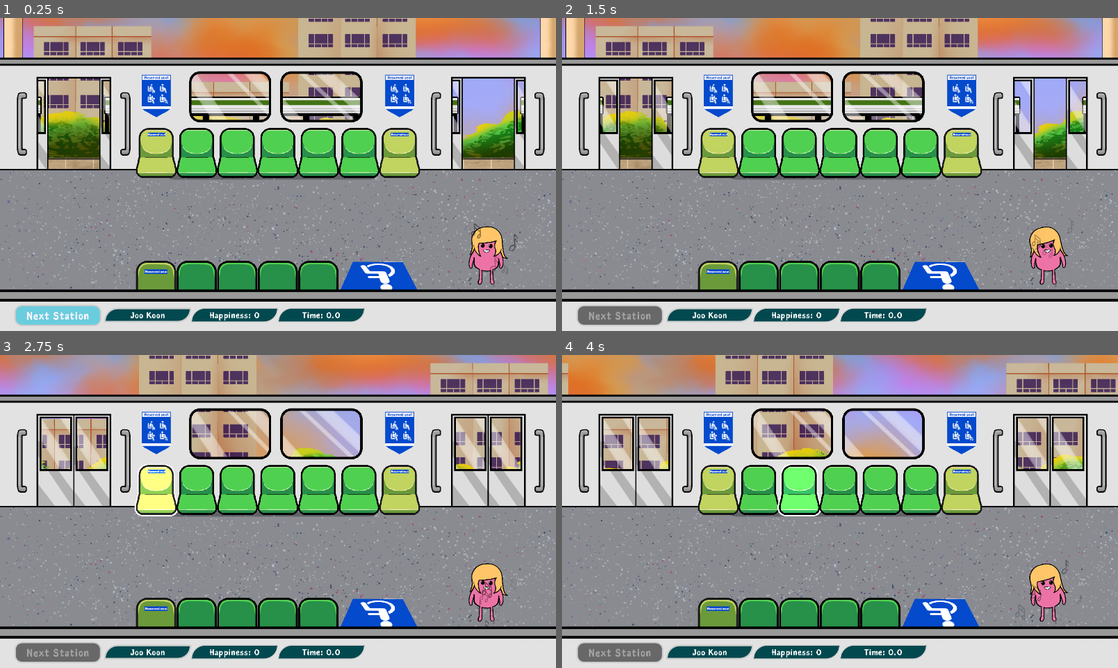
Above: before the commit, frames 1-4 (two rows, left to right).
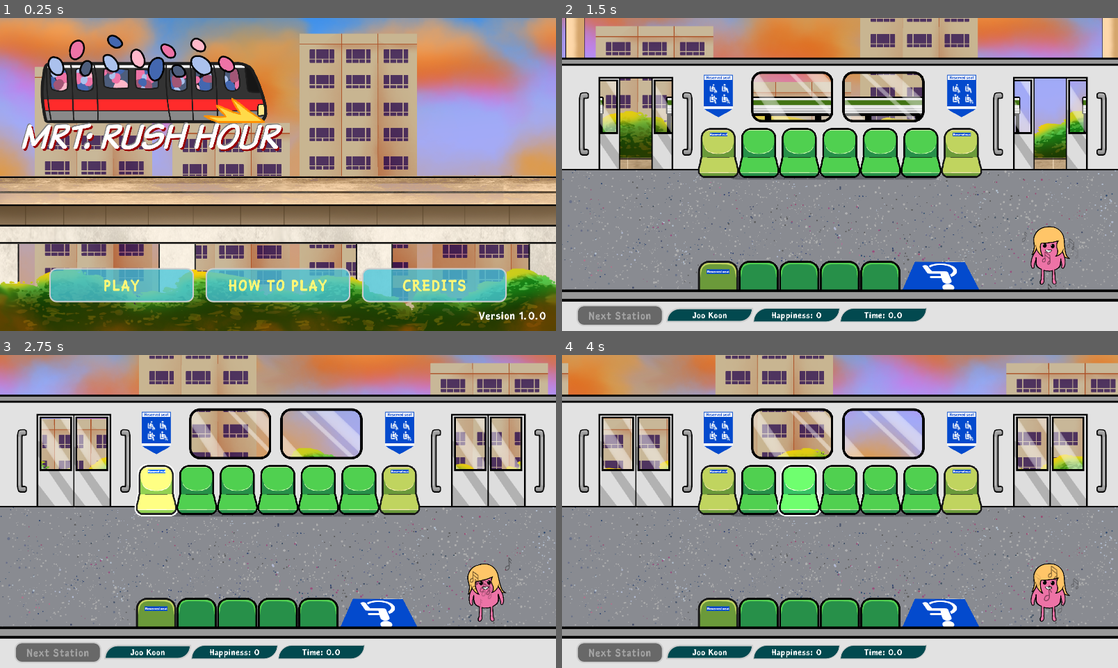
Above: after the commit, the same moments.

Repository: Jagureo/HeritageJam2025
Game: Godot game, scene res://Scenes/UI/mainmenu_ui.tscn
Two runs of this game, one before a commit and one after it. Both use one fixed random seed, a clock stepped at 60 frames per second and the inputs below. Before the commit the project starts from res://Scenes/game.tscn. The engine's default icon, where the game draws it, is replaced by a stand-in: a white triangle on a blue panel in a dark square.
Inputs (mouse positions are in pixels of both pictures, inside the frame that each line leads up to):
- Up to frame 1 (0.25 s): no input
- Up to frame 2 (1.5 s): click (684, 284) at 0.5 s, where only the run after the commit has a clickable "PLAY"; click "Next Station" at 1.25 s
- Up to frame 3 (2.75 s): move the mouse to (155, 489) at 2.02 s; click (155, 489) at 2.1 s
- Up to frame 4 (4 s): move the mouse to (756, 489) at 2.77 s; tap 0 at 2.85 s; move the mouse to (801, 489) at 3.52 s; click (801, 489) at 3.6 s

The runs differ from the first frame. In frame 1, 97% of the frame differs, in the area x 0-100%, y 0-100%; in frame 2, 0.5%; in frame 3, 0.5%; in frame 4, 0.5%.

Commit message:
animated main menu background

Diff:
--- a/HGJ/Scenes/Prefabs/MainMenuBackground.tscn
+++ b/HGJ/Scenes/Prefabs/MainMenuBackground.tscn
@@ -1,7 +1,9 @@
-[gd_scene load_steps=9 format=3 uid="uid://bvyt75alno37d"]
+[gd_scene load_steps=11 format=3 uid="uid://bvyt75alno37d"]
 
 [ext_resource type="Texture2D" uid="uid://cx8t3yuhcohjd" path="res://Sprites/Background/Sky2.png" id="2_6jqsr"]
+[ext_resource type="Texture2D" uid="uid://c3teix8qhdom1" path="res://Sprites/Background/Train.png" id="3_l35el"]
 [ext_resource type="Texture2D" uid="uid://cmyfhf7bj3w4t" path="res://Sprites/Background/HDB2.png" id="3_vnvqc"]
+[ext_resource type="Texture2D" uid="uid://d24rskswg03bi" path="res://Sprites/Background/Viaduct.png" id="4_73euf"]
 [ext_resource type="Texture2D" uid="uid://r22f5aa6souk" path="res://Sprites/Background/Tree2.png" id="4_l35el"]
 [ext_resource type="Script" uid="uid://d06xqnn7n83nc" path="res://Scripts/Gameplay/MainMenuTrainAnimCtrl.gd" id="4_r8bwr"]
 
@@ -17,7 +19,7 @@
 "times": PackedFloat32Array(0),
 "transitions": PackedFloat32Array(1),
 "update": 0,
-"values": [Vector2(1541, -42)]
+"values": [Vector2(2250, -42)]
 }
 
 [sub_resource type="Animation" id="Animation_yws0b"]
@@ -33,7 +35,7 @@
 "times": PackedFloat32Array(0, 5),
 "transitions": PackedFloat32Array(1, 1),
 "update": 0,
-"values": [Vector2(-1512, -42), Vector2(1541, -42)]
+"values": [Vector2(-2250, -42), Vector2(2250, -42)]
 }
 
 [sub_resource type="Animation" id="Animation_r8bwr"]
@@ -49,7 +51,7 @@
 "times": PackedFloat32Array(0, 5),
 "transitions": PackedFloat32Array(1, 1),
 "update": 0,
-"values": [Vector2(1541, -42), Vector2(-1512, -42)]
+"values": [Vector2(2250, -42), Vector2(-2250, -42)]
 }
 
 [sub_resource type="AnimationLibrary" id="AnimationLibrary_r8bwr"]
@@ -68,17 +70,17 @@
 [node name="HDBSection" type="Sprite2D" parent="."]
 texture = ExtResource("3_vnvqc")
 
+[node name="Train" type="Sprite2D" parent="."]
+position = Vector2(2250, -42)
+scale = Vector2(0.4, 0.4)
+texture = ExtResource("3_l35el")
+
+[node name="Viaduct" type="Sprite2D" parent="."]
+position = Vector2(0, 397.5)
+texture = ExtResource("4_73euf")
+
 [node name="TreesSection" type="Sprite2D" parent="."]
 position = Vector2(0, 433)
-texture = ExtResource("4_l35el")
-
-[node name="Viaduct" type="Sprite2D" parent="."]
-position = Vector2(0, 49)
-texture = ExtResource("4_l35el")
-
-[node name="Train" type="Sprite2D" parent="."]
-position = Vector2(1541, -42)
-scale = Vector2(0.5, 0.5)
 texture = ExtResource("4_l35el")
 
 [node name="AnimationPlayer" type="AnimationPlayer" parent="."]
--- a/HGJ/Scenes/Prefabs/Passenger.tscn
+++ b/HGJ/Scenes/Prefabs/Passenger.tscn
@@ -39,7 +39,7 @@
 sprite_frames = ExtResource("3_l66kw")
 animation = &"Idle"
 autoplay = "Idle"
-frame_progress = 0.784706
+frame_progress = 0.647673
 
 [node name="PassengerCollisionShape" type="CollisionShape2D" parent="."]
 shape = SubResource("RectangleShape2D_n1l8m")
--- a/HGJ/Scenes/UI/mainmenu_ui.tscn
+++ b/HGJ/Scenes/UI/mainmenu_ui.tscn
@@ -101,10 +101,17 @@
 
 [node name="VersionNo" type="Label" parent="MainScreen"]
 layout_mode = 1
-offset_left = 145.0
-offset_top = 506.0
-offset_right = 357.0
-offset_bottom = 548.0
+anchors_preset = 3
+anchor_left = 1.0
+anchor_top = 1.0
+anchor_right = 1.0
+anchor_bottom = 1.0
+offset_left = -268.0
+offset_top = -76.0
+offset_right = -35.0
+offset_bottom = -31.0
+grow_horizontal = 0
+grow_vertical = 0
 theme_override_fonts/font = ExtResource("4_wfx2n")
 theme_override_font_sizes/font_size = 40
 text = "Version 1.0.0"
@@ -112,13 +119,16 @@
 
 [node name="PlayButton" type="Button" parent="MainScreen"]
 layout_mode = 1
-anchors_preset = 2
+anchors_preset = 7
+anchor_left = 0.5
 anchor_top = 1.0
-anchor_bottom = 1.0
-offset_left = 56.0
-offset_top = -467.0
-offset_right = 556.0
-offset_bottom = -349.0
+anchor_right = 0.5
+anchor_bottom = 1.0
+offset_left = -790.0
+offset_top = -217.0
+offset_right = -290.0
+offset_bottom = -99.0
+grow_horizontal = 2
 grow_vertical = 0
 theme_override_colors/font_hover_color = Color(1, 0.969971, 0.519531, 1)
 theme_override_colors/font_color = Color(1, 0.966553, 0.464844, 1)
@@ -135,13 +145,16 @@
 
 [node name="H2PButton" type="Button" parent="MainScreen"]
 layout_mode = 1
-anchors_preset = 2
+anchors_preset = 7
+anchor_left = 0.5
 anchor_top = 1.0
-anchor_bottom = 1.0
-offset_left = 56.0
-offset_top = -317.0
-offset_right = 556.0
-offset_bottom = -199.0
+anchor_right = 0.5
+anchor_bottom = 1.0
+offset_left = -250.0
+offset_top = -217.0
+offset_right = 250.0
+offset_bottom = -99.0
+grow_horizontal = 2
 grow_vertical = 0
 theme_override_colors/font_hover_color = Color(1, 0.969971, 0.519531, 1)
 theme_override_colors/font_color = Color(1, 0.966553, 0.464844, 1)
@@ -158,13 +171,16 @@
 
 [node name="CreditsButton" type="Button" parent="MainScreen"]
 layout_mode = 1
-anchors_preset = 2
+anchors_preset = 7
+anchor_left = 0.5
 anchor_top = 1.0
-anchor_bottom = 1.0
-offset_left = 56.0
-offset_top = -167.0
-offset_right = 556.0
-offset_bottom = -49.0
+anchor_right = 0.5
+anchor_bottom = 1.0
+offset_left = 290.0
+offset_top = -217.0
+offset_right = 790.0
+offset_bottom = -99.0
+grow_horizontal = 2
 grow_vertical = 0
 theme_override_colors/font_hover_color = Color(1, 0.969971, 0.519531, 1)
 theme_override_colors/font_color = Color(1, 0.966553, 0.464844, 1)
@@ -386,8 +402,8 @@
 offset_bottom = 59.0
 grow_vertical = 2
 theme_override_fonts/font = ExtResource("4_wfx2n")
-theme_override_font_sizes/font_size = 36
-text = "Programming"
+theme_override_font_sizes/font_size = 32
+text = "Gameplay Programming"
 vertical_alignment = 1
 
 [node name="DevLogo2" type="NinePatchRect" parent="CreditsScreen/TextWrapper1"]
@@ -427,8 +443,8 @@
 offset_bottom = 59.0
 grow_vertical = 2
 theme_override_fonts/font = ExtResource("4_wfx2n")
-theme_override_font_sizes/font_size = 36
-text = "Programming"
+theme_override_font_sizes/font_size = 32
+text = "Gameplay Programming, UI"
 vertical_alignment = 1
 
 [node name="DevLogo3" type="TextureRect" parent="CreditsScreen/TextWrapper1"]
@@ -467,8 +483,8 @@
 offset_bottom = 59.0
 grow_vertical = 2
 theme_override_fonts/font = ExtResource("4_wfx2n")
-theme_override_font_sizes/font_size = 36
-text = "BG/General Artist"
+theme_override_font_sizes/font_size = 32
+text = "Background/General Artist"
 vertical_alignment = 1
 
 [node name="DevLogo4" type="TextureRect" parent="CreditsScreen/TextWrapper1"]
@@ -507,7 +523,7 @@
 offset_bottom = 59.0
 grow_vertical = 2
 theme_override_fonts/font = ExtResource("4_wfx2n")
-theme_override_font_sizes/font_size = 36
+theme_override_font_sizes/font_size = 32
 text = "Sprite/Character Artist"
 vertical_alignment = 1
 
@@ -525,9 +541,9 @@
 anchors_preset = 4
 anchor_top = 0.5
 anchor_bottom = 0.5
-offset_left = 150.0
+offset_left = 163.0
 offset_top = -59.5
-offset_right = 493.0
+offset_right = 506.0
 offset_bottom = 19.5
 grow_vertical = 2
 theme_override_colors/font_color = Color(1, 0.960784, 0, 1)
@@ -542,14 +558,14 @@
 anchor_top = 0.5
 anchor_bottom = 0.5
 offset_left = 185.0
-offset_top = -17.0
+offset_top = -5.0
 offset_right = 635.0
-offset_bottom = 83.0
+offset_bottom = 59.0
 grow_vertical = 2
 theme_override_constants/line_spacing = -4
 theme_override_fonts/font = ExtResource("4_wfx2n")
 theme_override_font_sizes/font_size = 32
-text = "Design Facilitation, Project Management, Music/SFX"
+text = "Design, Production, Music/SFX"
 vertical_alignment = 1
 autowrap_mode = 3
 
--- a/HGJ/project.godot
+++ b/HGJ/project.godot
@@ -12,7 +12,7 @@
 
 config/name="MRT Seats"
 config/version="1.0.0"
-run/main_scene="uid://b1o618cdsf1is"
+run/main_scene="uid://cgsrj1drhnafo"
 config/features=PackedStringArray("4.4", "GL Compatibility")
 
 [autoload]
Not shown: 1 places in HGJ/Scenes/UI/mainmenu_ui.tscn that only renumber resources
Binary file added: HGJ/Sprites/Background/Train.png
Not shown, added: HGJ/Sprites/Background/Train.png.import
Binary file added: HGJ/Sprites/Background/Viaduct.png
Not shown, added: HGJ/Sprites/Background/Viaduct.png.import
Not shown, added: HGJ/Sprites/UI/game_logo.png.import
